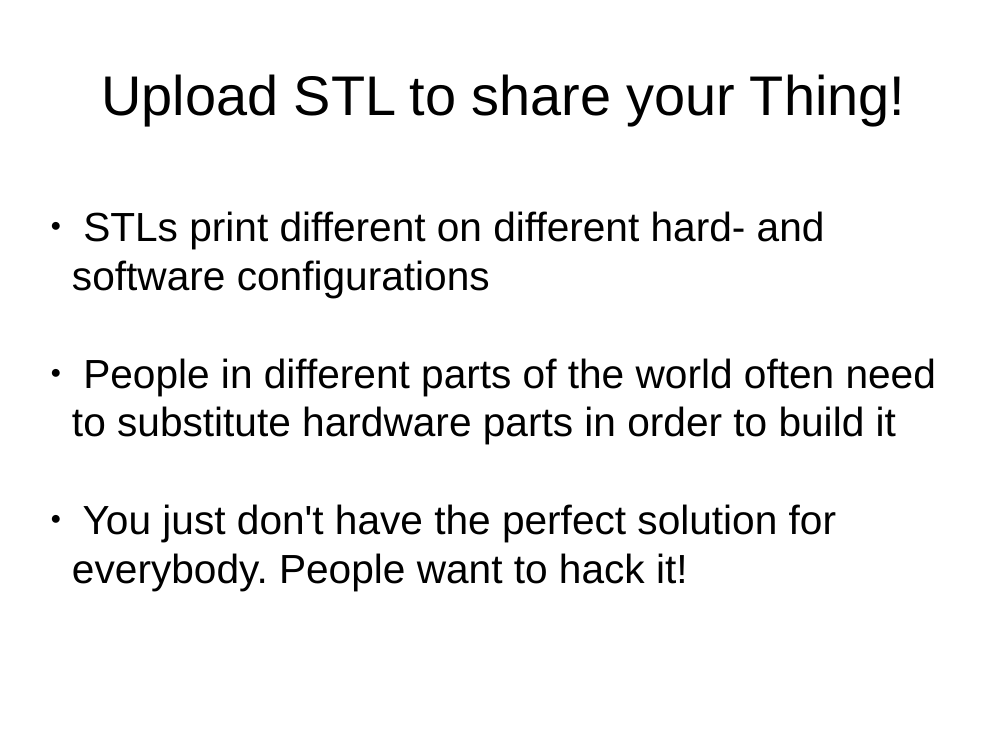
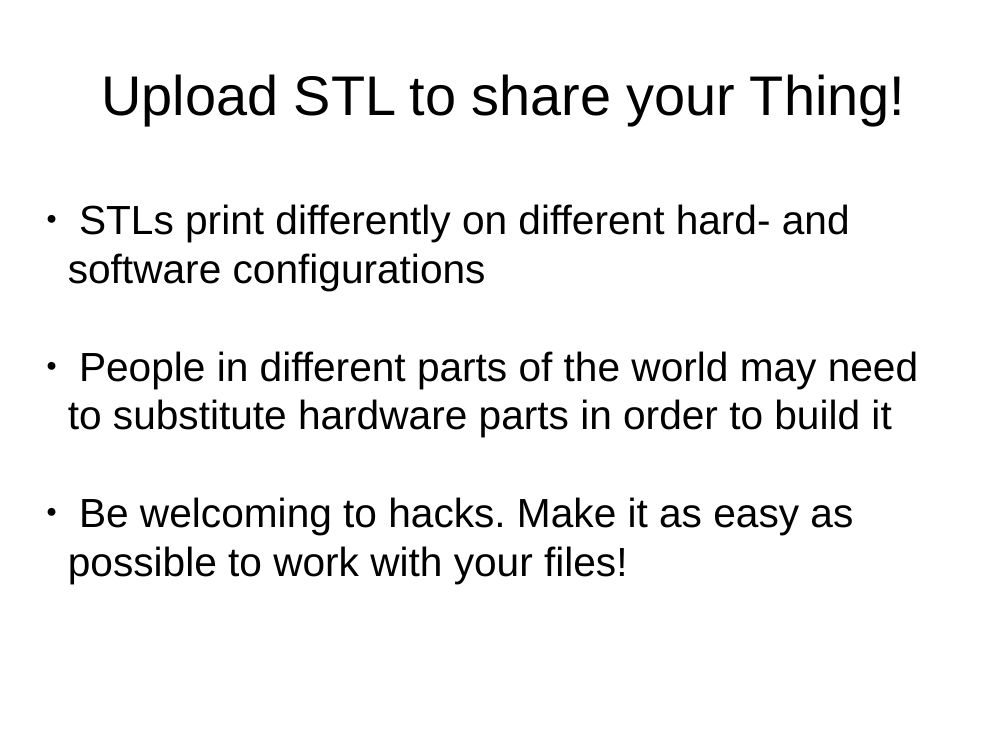
Before and after one commit to Joaz/talks, a slide deck: slide 4 of parametric_programmable_3d_models.odp (slide 2 before the commit). Drawn at 1008x756 pixels with LibreOffice and Linux fonts; fonts in the diff are those of the drawing. Boxes give left, top, right and bottom in pixels: in the first picture for what was removed or moved away, otherwise in the second. Text is boxed around its words. In the diff, an @@ line names an element or a change of style, - is before the commit and + after.

```diff
--- a/parametric_programmable_3d_models.odp
+++ b/parametric_programmable_3d_models.odp
@@ subtitle at [68, 204, 918, 583]: text changed @@
-● STLs print different on different hard- and software configurations
-● People in different parts of the world often need to substitute hardware parts in order to build it
-● You just don't have the perfect solution for everybody. People want to hack it!
+● STLs print differently on different hard- and software configurations
+● People in different parts of the world may need to substitute hardware parts in order to build it
+● Be welcoming to hacks. Make it as easy as possible to work with your files!
```
Also in this commit, not shown: 8 other slides changed, 6 slides added, 13 slides removed.
